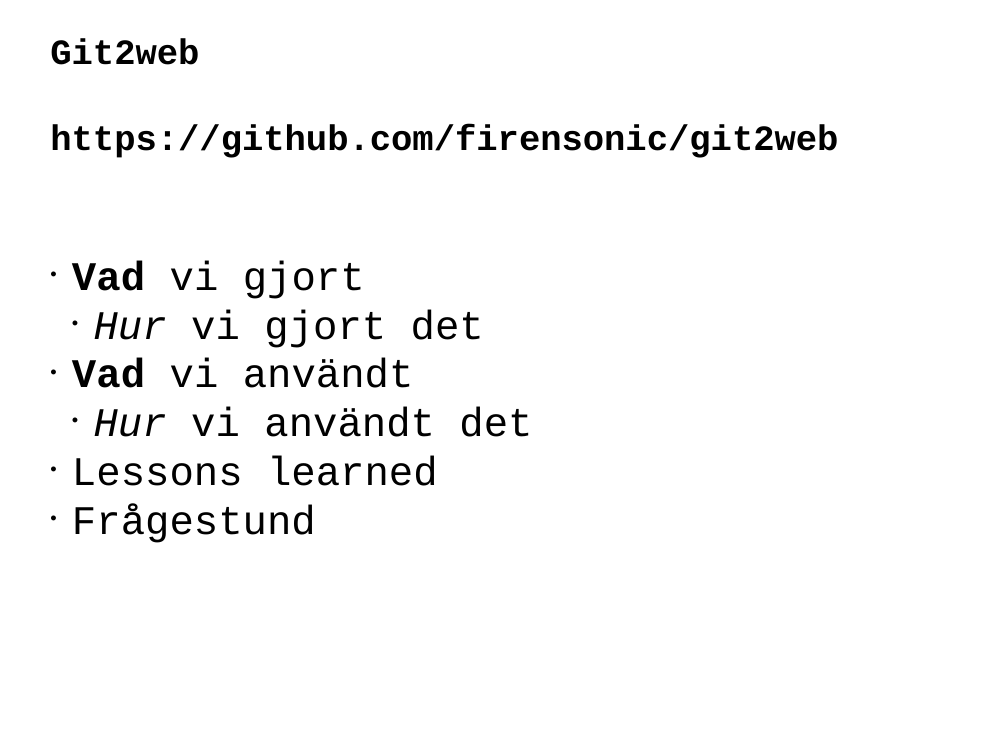
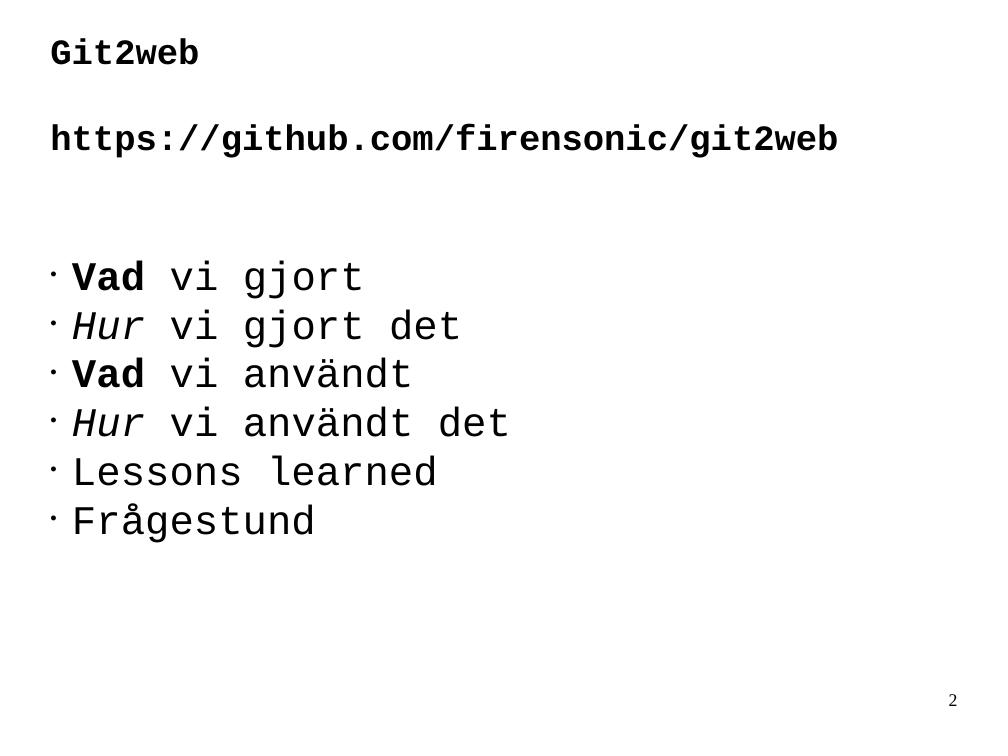
Before and after one commit to erlaan/git2web, a slide deck: slide 2 of log/presentation.odp (slide 15 before the commit). Drawn at 1008x756 pixels with LibreOffice and Linux fonts; fonts in the diff are those of the drawing. Boxes give left, top, right and bottom in pixels: in the first picture for what was removed or moved away, otherwise in the second. Text is boxed around its words. In the diff, an @@ line names an element or a change of style, - is before the commit and + after.

```diff
--- a/log/presentation.odp
+++ b/log/presentation.odp
@@ subtitle at (x1=72, y1=309, x2=511, y2=437): list level 2 to 1 in "Hur vi gjort det"; list level 2 to 1 in "Hur vi användt det" @@
@@ page number added at (x1=949, y1=694, x2=958, y2=706), 14 pt, text #000000 @@
+2
```
Also in this commit, not shown: 15 other slides changed, 1 slide added.
